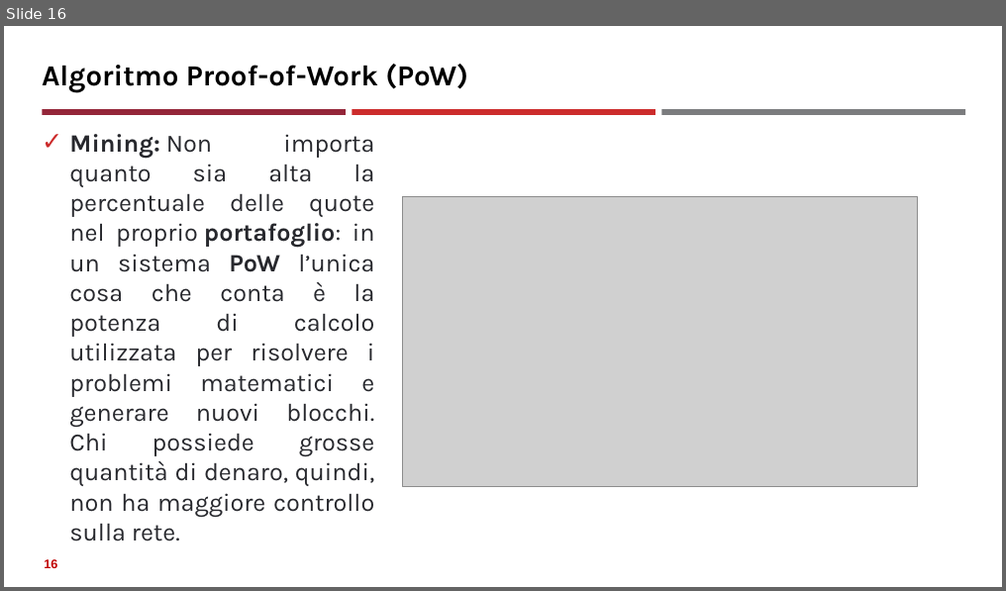
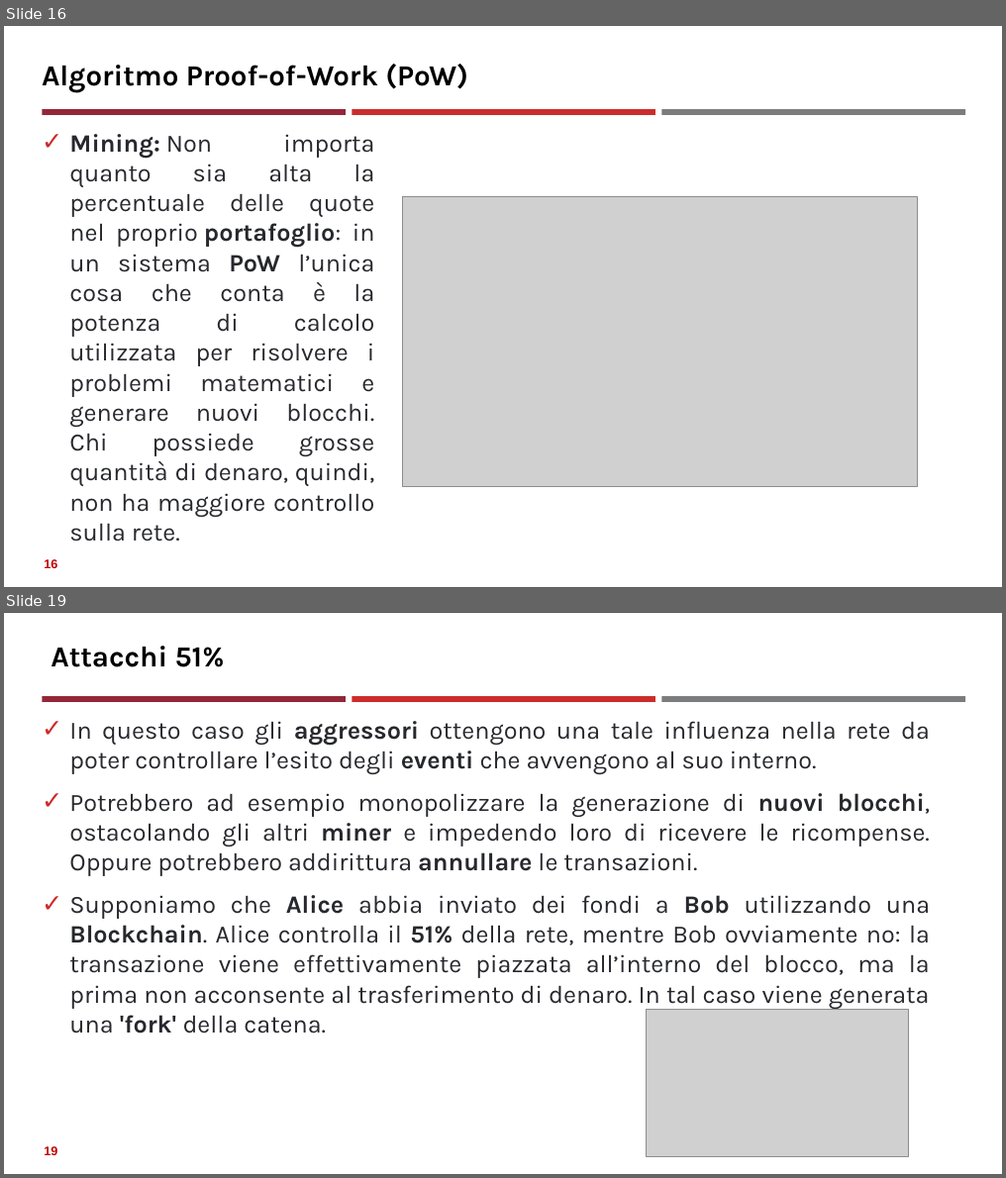
Before and after one commit to neural1977/data_science_interview_material, a slide deck: Assicurazioni/Algoritmi di consenso distribuito_ita.pptx. Shown one above the other, each under a label of ours: slide 16 before the commit, slides 16 and 19 after it; the slides between them are not shown. The pictures are 1006x591 and 1006x1178 pixels, drawn with LibreOffice and Linux fonts; fonts in the diff are those of the drawing; grey boxes stand for pictures. Boxes give left, top, right and bottom in pixels: in the first picture for what was removed or moved away, otherwise in the second. Text is boxed around its words. In the diff, an @@ line names an element or a change of style, - is before the commit and + after.

```diff
--- a/Assicurazioni/Algoritmi di consenso distribuito_ita.pptx
+++ b/Assicurazioni/Algoritmi di consenso distribuito_ita.pptx
@@ slide 19 added at <box>4,613,1002,1174</box>, background #FFFFFF; not listed: 3 template elements that a slide beside it also shows @@
@@ title added at <box>51,646,225,667</box>, 28 pt, text #000000, bold @@
+Attacchi 51%
@@ text added at <box>69,721,930,1034</box>, 24 pt, text #27282D @@
+✓ In questo caso gli aggressori ottengono una tale influenza nella rete da poter controllare l’esito degli eventi che avvengono al suo interno.
+✓ Potrebbero ad esempio monopolizzare la generazione di nuovi blocchi, ostacolando gli altri miner e impedendo loro di ricevere le ricompense. Oppure potrebbero addirittura annullare le transazioni.
+✓ Supponiamo che Alice abbia inviato dei fondi a Bob utilizzando una Blockchain. Alice controlla il 51% della rete, mentre Bob ovviamente no: la transazione viene effettivamente piazzata all’interno del blocco, ma la prima non acconsente al trasferimento di denaro. In tal caso viene generata una 'fork' della catena.
@@ picture added at <box>646,1009,908,1157</box> @@
@@ page number added at <box>44,1147,57,1156</box>, 12 pt, text #C00000, bold @@
+19
```
Also in this commit, not shown: 14 slides changed, 4 other slides added, 1 slide removed, 26 other files.
